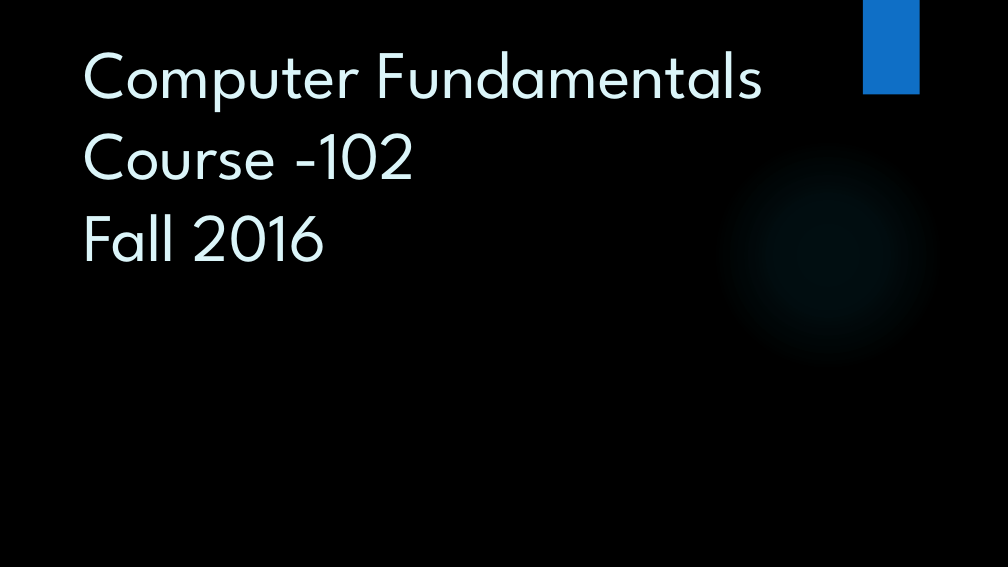
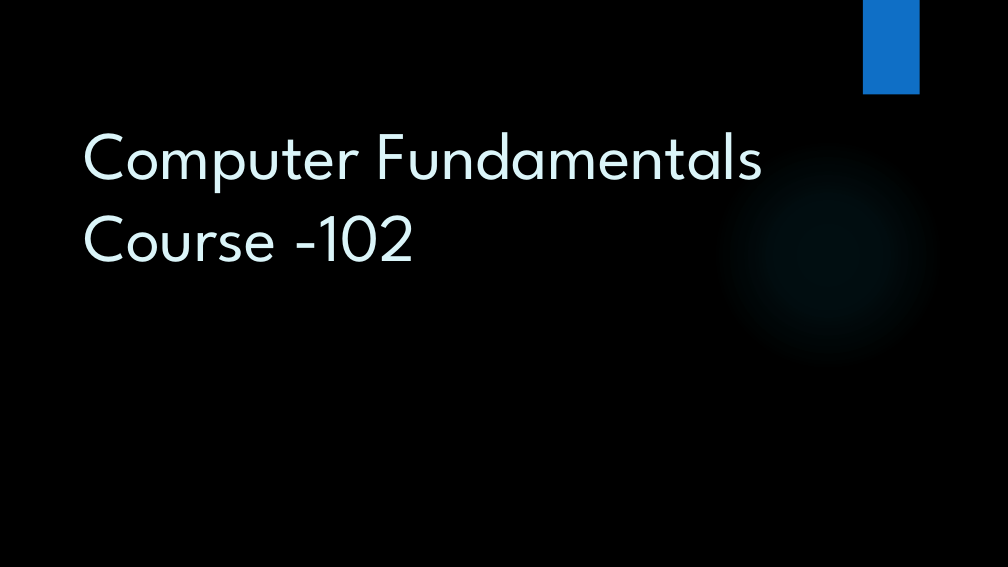
Before and after one commit to htrafsan/CSE-UAP, a slide deck: slide 1 of CSE102/SLIDE/CSE-102_Lec-1.pptx. Drawn at 1008x567 pixels with LibreOffice and Linux fonts; fonts in the diff are those of the drawing; background and template pictures are left out. Boxes give left, top, right and bottom in pixels: in the first picture for what was removed or moved away, otherwise in the second. Text is boxed around its words. In the diff, an @@ line names an element or a change of style, - is before the commit and + after.

Commit message:
CSE102

```diff
--- a/CSE102/SLIDE/CSE-102_Lec-1.pptx
+++ b/CSE102/SLIDE/CSE-102_Lec-1.pptx
@@ title at bbox=[83, 132, 764, 262]: text changed @@
-Computer Fundamentals
-Course -102
-Fall 2016
+Computer Fundamentals
+Course -102
```
